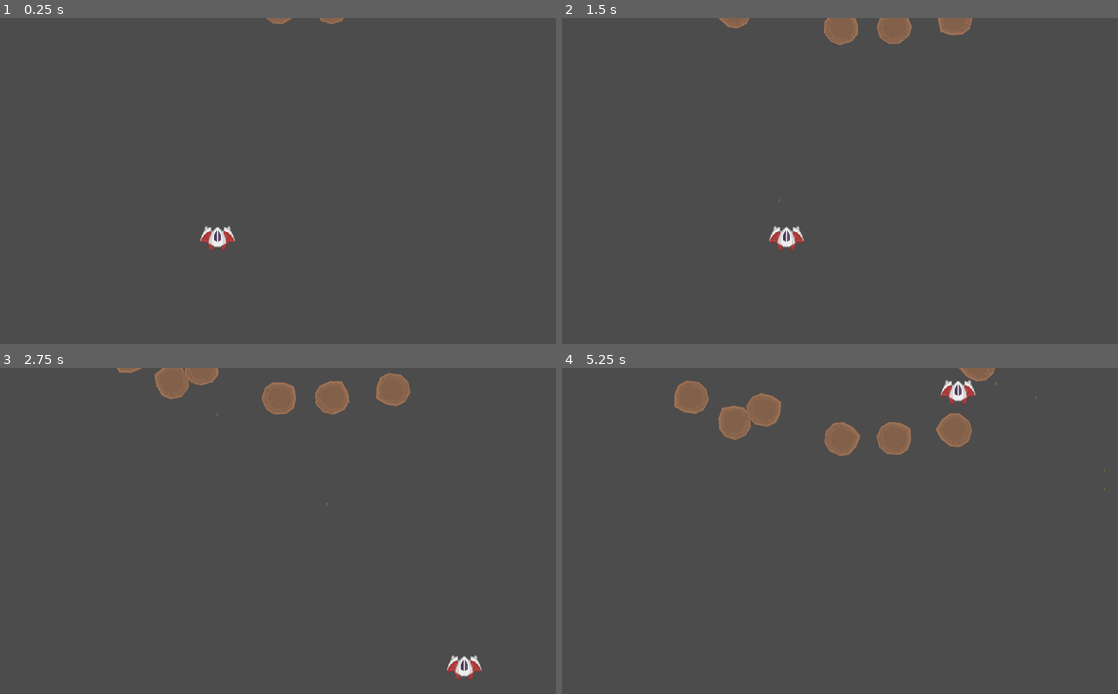
Above: before the commit, frames 1-4 (two rows, left to right).
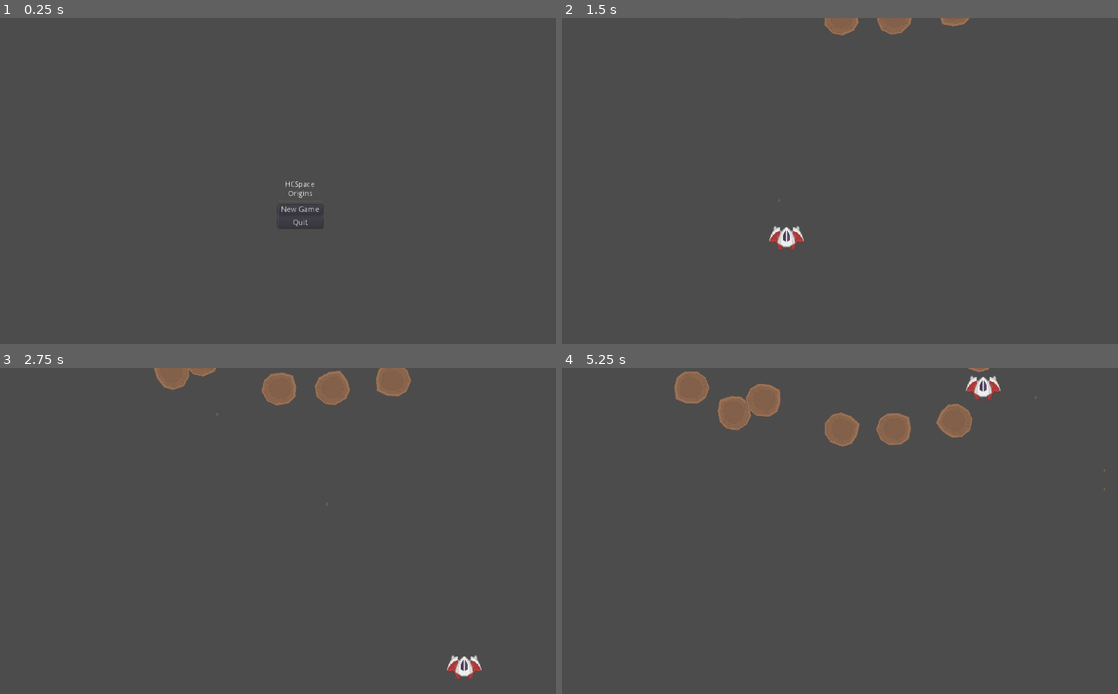
Above: after the commit, the same moments.

Repository: Kessinen/HCSSpace-Origins
Game: Godot game, scene res://Menus/Mainmenu.tscn
Two runs of this game, one before a commit and one after it. Both use one fixed random seed, a clock stepped at 60 frames per second and the inputs below. Before the commit the project starts from res://Levels/Lvl1/Level1.tscn.
Inputs (mouse positions are in pixels of both pictures, inside the frame that each line leads up to):
- Up to frame 1 (0.25 s): no input
- Up to frame 2 (1.5 s): click (862, 210) at 0.5 s, where only the run after the commit has a clickable "New Game"; tap Enter at 1.25 s; hold D (move_right) from 1.28 s (still down); hold Space (shoot) from 1.28 s (still down)
- Up to frame 3 (2.75 s): release D (move_right) at 2.03 s; release Space (shoot) at 2.03 s; hold S (move_down) from 2.03 s (still down); tap Space (shoot) at 2.1 s
- Up to frame 4 (5.25 s): release S (move_down) at 2.78 s; hold D (move_right) 2.78-3.53 s; hold Space (shoot) 2.78-3.53 s; hold W (move_up) 3.53-4.28 s; tap Space (shoot) at 3.6, 5.1 s; hold Space (shoot) 4.28-5.03 s; hold A (move_left) from 4.28 s (still down)

The runs differ from the first frame. In frame 1, 0.6% of the frame differs, in the area x 36-62%, y 0-72%; in frame 2, 0.7%; in frame 3, 1.5%; in frame 4, 2.9%, in the area x 20-79%, y 0-28%.

Commit message:
ADD Mainmenu

Diff:
--- /dev/null
+++ b/src/Menus/Mainmenu.gd
@@ -0,0 +1,9 @@
+extends Control
+
+
+func _on_btnQuit_pressed():
+	get_tree().quit()
+
+
+func _on_btnNewGame_pressed():
+	get_tree().change_scene("res://Levels/Lvl1/Level1.tscn")
--- a/src/Menus/Mainmenu.tscn
+++ b/src/Menus/Mainmenu.tscn
@@ -1,6 +1,58 @@
-[gd_scene format=2]
+[gd_scene load_steps=2 format=2]
+
+[ext_resource path="res://Menus/Mainmenu.gd" type="Script" id=1]
 
 [node name="Mainmenu" type="Control"]
+anchor_right = 1.0
+anchor_bottom = 1.0
+script = ExtResource( 1 )
 __meta__ = {
 "_edit_use_anchors_": false
 }
+
+[node name="CenterContainer" type="CenterContainer" parent="."]
+anchor_right = 1.0
+anchor_bottom = 1.0
+__meta__ = {
+"_edit_use_anchors_": false
+}
+
+[node name="Panel" type="Panel" parent="CenterContainer"]
+margin_left = 512.0
+margin_top = 300.0
+margin_right = 512.0
+margin_bottom = 300.0
+
+[node name="VBoxContainer" type="VBoxContainer" parent="CenterContainer/Panel"]
+margin_right = 40.0
+margin_bottom = 40.0
+__meta__ = {
+"_edit_use_anchors_": false
+}
+
+[node name="Label" type="Label" parent="CenterContainer/Panel/VBoxContainer"]
+margin_right = 82.0
+margin_bottom = 31.0
+text = "HCSpace
+Origins"
+align = 1
+
+[node name="HSeparator" type="HSeparator" parent="CenterContainer/Panel/VBoxContainer"]
+margin_top = 35.0
+margin_right = 82.0
+margin_bottom = 39.0
+
+[node name="btnNewGame" type="Button" parent="CenterContainer/Panel/VBoxContainer"]
+margin_top = 43.0
+margin_right = 82.0
+margin_bottom = 63.0
+text = "New Game"
+
+[node name="btnQuit" type="Button" parent="CenterContainer/Panel/VBoxContainer"]
+margin_top = 67.0
+margin_right = 82.0
+margin_bottom = 87.0
+text = "Quit"
+
+[connection signal="pressed" from="CenterContainer/Panel/VBoxContainer/btnNewGame" to="." method="_on_btnNewGame_pressed"]
+[connection signal="pressed" from="CenterContainer/Panel/VBoxContainer/btnQuit" to="." method="_on_btnQuit_pressed"]
--- a/src/project.godot
+++ b/src/project.godot
@@ -11,7 +11,7 @@
 [application]
 
 config/name="HCSpace Origins"
-run/main_scene="res://Levels/Lvl1/Level1.tscn"
+run/main_scene="res://Menus/Mainmenu.tscn"
 config/icon="res://icon.png"
 
 [display]
